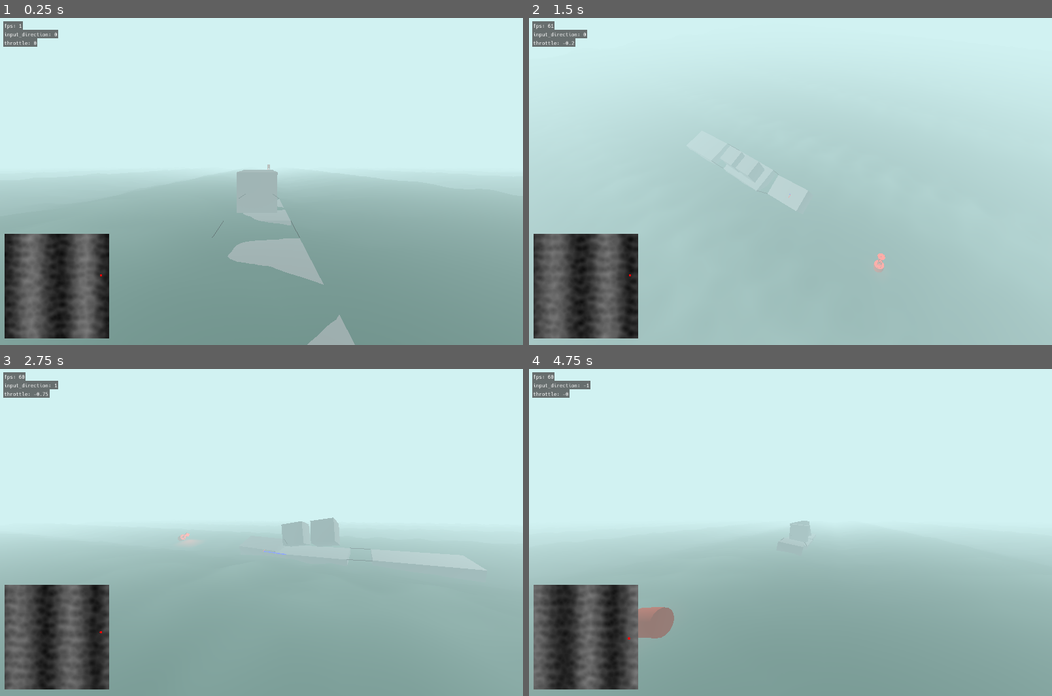
Above: before the commit, frames 1-4 (two rows, left to right).
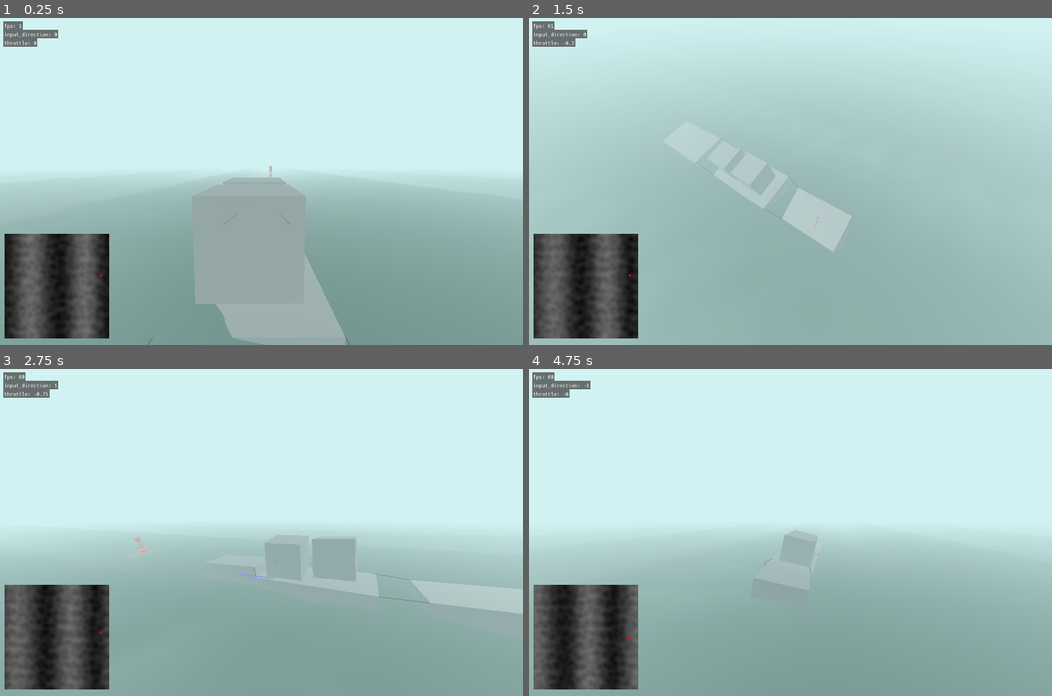
Above: after the commit, the same moments.

Repository: anthonyec/230904_godot_boat_game
Game: Godot game, scene res://main.tscn
Two runs of this game, one before a commit and one after it. Both use one fixed random seed, a clock stepped at 60 frames per second and the inputs below.
Inputs (mouse positions are in pixels of both pictures, inside the frame that each line leads up to):
- Up to frame 1 (0.25 s): no input
- Up to frame 2 (1.5 s): tap Enter (ui_accept) at 0.5, 0.77 s; move the mouse to (905, 165) at 0.52 s; hold D (turn_right) 0.53-1.28 s; move the mouse to (685, 197) at 1.27 s; hold Down (throttle_down) from 1.28 s (still down)
- Up to frame 3 (2.75 s): tap Enter (ui_accept) at 1.52 s; move the mouse to (313, 460) at 2.02 s; release Down (throttle_down) at 2.03 s; hold D (turn_right) from 2.03 s (still down)
- Up to frame 4 (4.75 s): move the mouse to (764, 597) at 2.77 s; release D (turn_right) at 2.78 s; hold Up (throttle_up) 2.78-3.53 s; tap Enter (ui_accept) at 3.02, 3.77, 4.25, 4.52 s; move the mouse to (947, 581) at 3.52 s; hold A (turn_left) from 3.53 s (still down); move the mouse to (633, 483) at 4.27 s

The runs differ from the first frame. In frame 1, 5.5% of the frame differs, in the area x 28-68%, y 44-100%; in frame 2, 0.6%; in frame 3, 3.1%; in frame 4, 0.8%.

Commit message:
Rename debug flags

Diff:
--- /dev/null
+++ b/debug.gd
@@ -0,0 +1,17 @@
+class_name Debug
+extends Object
+
+enum Flag {
+	ROPE,
+	PLAYER_CONTROLS,
+	OCEAN_PLANES,
+	WATER_HEIGHT
+}
+
+static var flags: Array[Flag] = [
+	Flag.ROPE,
+	Flag.PLAYER_CONTROLS
+]
+
+static func is_flag_enabled(flag: Flag) -> bool:
+	return flags.find(flag) != -1
--- a/debug_flags.gd
+++ /dev/null
@@ -1,7 +0,0 @@
-class_name DebugFlags
-extends Object
-
-static var flags: Array[String] = ["rope"]
-
-static func is_enabled(flag: String) -> bool:
-	return flags.find(flag) != -1
--- a/entities/debug/debug_water.gd
+++ b/entities/debug/debug_water.gd
@@ -1,10 +1,9 @@
 extends Node3D
 
 @export var water: Ocean
-@export var show_grid: bool
 
 func _process(_delta: float) -> void:
-	if not show_grid:
+	if not Debug.is_flag_enabled(Debug.Flag.WATER_HEIGHT):
 		return
 
 	DebugDraw.draw_cube(global_position + Vector3.DOWN * 10, 0.5, Color.RED)
--- a/entities/ocean/ocean.gd
+++ b/entities/ocean/ocean.gd
@@ -6,7 +6,6 @@
 const plane_origin: Vector2 = Vector2(50, 50)
 const plane_grid_size: int = 6 # E.g 4x4 or 10x10
 
-@export var debug: bool = false
 @export var wave_direction_1: Vector2 = Vector2(3, 3)
 @export var wave_direction_2: Vector2 = Vector2(0.5, 0.5)
 @export var wave_direction_3: Vector2 = Vector2(5, 0)
@@ -68,7 +67,7 @@
 	wave_offset_3 += wave_direction_3 * 0.01 * delta
 
 func update_simulation_image() -> void:
-	if debug:
+	if Debug.is_flag_enabled(Debug.Flag.OCEAN_PLANES):
 		DebugDraw.set_text("water image time: ", str(time_to_render_image) + "ms")
 
 	# Update texture image cache.
@@ -95,7 +94,7 @@
 		(round(camera.global_position.z / plane_size.y) * plane_size.y) + plane_origin.x,
 	)
 
-	if debug:
+	if Debug.is_flag_enabled(Debug.Flag.OCEAN_PLANES):
 		DebugDraw.draw_box(nearest_plane_position, Vector3(1, 20, 1), Color.RED)
 
 	var index: int = 0
@@ -111,7 +110,7 @@
 			planes[index].global_position = duplicate_position
 			index += 1
 
-			if debug:
+			if Debug.is_flag_enabled(Debug.Flag.OCEAN_PLANES):
 				DebugDraw.draw_ray_3d(duplicate_position, Vector3.UP, 10, Color.BLUE)
 				DebugDraw.draw_box(duplicate_position + Vector3.UP * 25, Vector3(plane_size.x, 50, plane_size.y), Color.BLACK)
 
--- a/entities/player/player_controls.gd
+++ b/entities/player/player_controls.gd
@@ -31,8 +31,9 @@
 	if Input.is_action_just_pressed("throttle_reset"):
 		throttle = 0
 
-	DebugDraw.set_text("input_direction", input_direction)
-	DebugDraw.set_text("throttle", throttle)
+	if Debug.is_flag_enabled(Debug.Flag.PLAYER_CONTROLS):
+		DebugDraw.set_text("input_direction", input_direction)
+		DebugDraw.set_text("throttle", throttle)
 
 func _physics_process(delta: float) -> void:
 	var forward = -player.global_transform.basis.z
--- a/main.tscn
+++ b/main.tscn
@@ -65,10 +65,6 @@
 
 [node name="Debug" parent="." instance=ExtResource("1_w46ff")]
 
-[node name="DebugCam" parent="." instance=ExtResource("1_onxbc")]
-current = true
-enabled = false
-
 [node name="WorldEnvironment" type="WorldEnvironment" parent="."]
 environment = SubResource("Environment_h648m")
 
@@ -76,11 +72,14 @@
 wave_direction_1 = Vector2(-1, -1)
 wave_direction_3 = Vector2(5, 2.08165e-12)
 wave_height_2 = 2.08165e-12
-wave_height_3 = 1.5
+
+[node name="DebugCam" parent="." instance=ExtResource("1_onxbc")]
+current = true
+enabled = false
 
 [node name="GameplayCamera" parent="." node_paths=PackedStringArray("target") instance=ExtResource("3_hxa1h")]
-target = NodePath("../Player")
-distance = 50.0
+target = NodePath("../Player/CameraTarget")
+distance = 30.0
 offset = Vector3(2.08165e-12, 5, 2.08165e-12)
 
 [node name="DirectionalLight3D" type="DirectionalLight3D" parent="."]
@@ -92,6 +91,9 @@
 mass = 50.0
 script = ExtResource("4_wqy3j")
 float_force = 50.0
+
+[node name="CameraTarget" type="Marker3D" parent="Player"]
+transform = Transform3D(1, 0, 0, 0, 1, 0, 0, 0, 1, 0, 2.34955, 5.0515)
 
 [node name="DebugWater" type="Node3D" parent="Player" node_paths=PackedStringArray("water")]
 script = ExtResource("3_uju2q")
--- a/rope.gd
+++ b/rope.gd
@@ -18,7 +18,7 @@
 	if not enabled or not attachment_point_a or not attachment_point_b:
 		return
 
-	if DebugFlags.is_enabled("rope"):
+	if Debug.is_flag_enabled(Debug.Flag.ROPE):
 		DebugDraw.draw_line_3d(attachment_point_a.global_position, attachment_point_b.global_position, Color.BLACK)
 
 	var point_a = attachment_point_a.global_position
@@ -49,7 +49,7 @@
 		rigid_body_a.apply_force(direction_a_to_b * force_a, offset_a)
 		rigid_body_b.apply_force(direction_b_to_a * force_b, offset_b)
 
-		if DebugFlags.is_enabled("rope"):
+		if Debug.is_flag_enabled(Debug.Flag.ROPE):
 			DebugDraw.draw_cube(desired_point_a, 0.2, Color.BLUE)
 			DebugDraw.draw_ray_3d(point_a, direction_a_to_b, distance - max_length, Color.BLUE)
 
